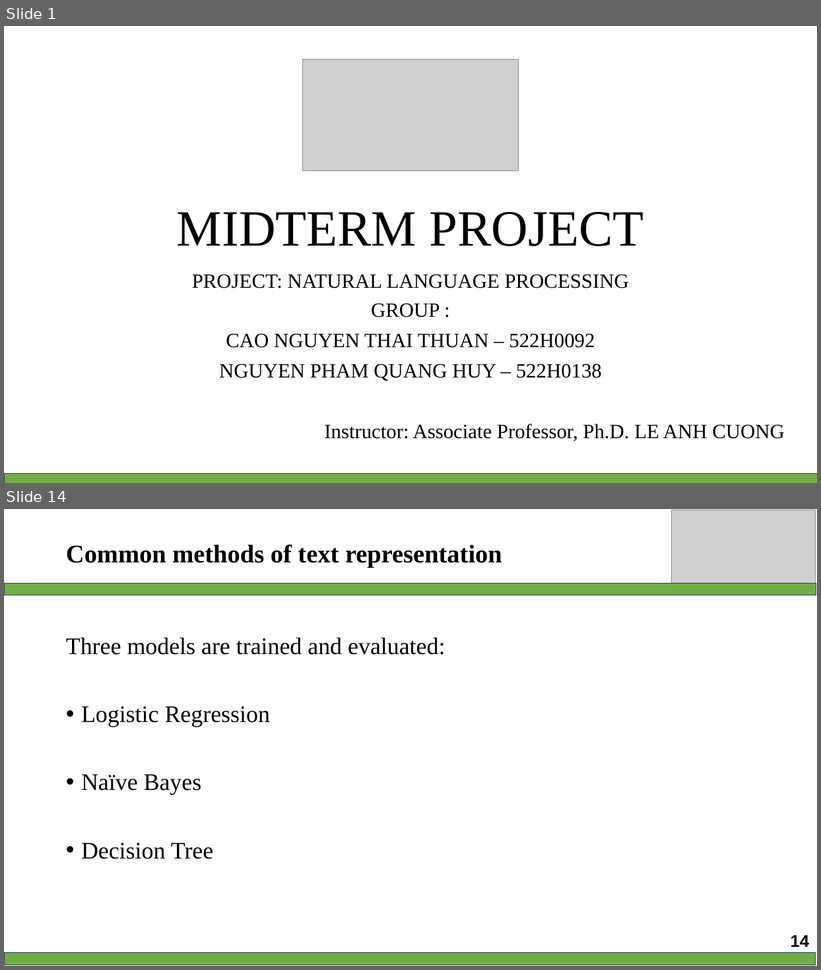
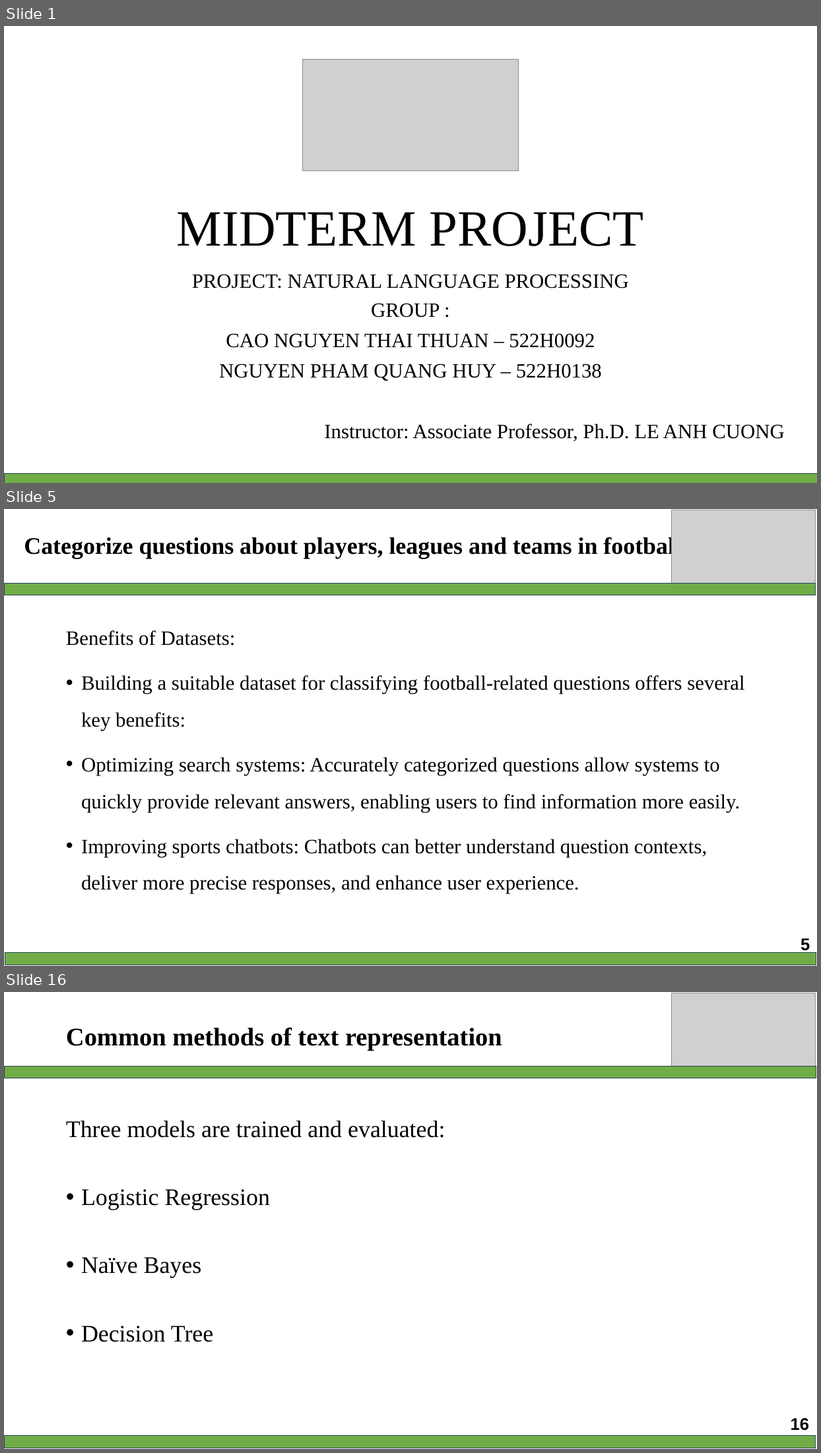
Before and after one commit to AmbiguousTimekeepr/midterm_NLP-with-RAG-, a slide deck: 522H0138_522H0092.pptx. Shown one above the other, each under a label of ours: slides 1 and 14 before the commit, slides 1, 5 and 16 after it; the slides between them are not shown. The pictures are 821x970 and 821x1453 pixels, drawn with LibreOffice and Linux fonts; fonts in the diff are those of the drawing; grey boxes stand for pictures. Boxes give left, top, right and bottom in pixels: in the first picture for what was removed or moved away, otherwise in the second. Text is boxed around its words. In the diff, an @@ line names an element or a change of style, - is before the commit and + after.

```diff
--- a/522H0138_522H0092.pptx
+++ b/522H0138_522H0092.pptx
@@ slide 5 added at (4, 509, 817, 966), background #FFFFFF @@
@@ picture added at (672, 510, 816, 584) @@
@@ text added at (24, 536, 681, 559), 28 pt, text #000000, bold @@
+Categorize questions about players, leagues and teams in football
@@ rectangle added at (4, 584, 816, 595), fill #70AD47, outline #28445D 1 pt @@
@@ text added at (66, 630, 745, 894), 24 pt, text #000000 @@
+Benefits of Datasets:
+• Building a suitable dataset for classifying football-related questions offers several key benefits:
+• Optimizing search systems: Accurately categorized questions allow systems to quickly provide relevant answers, enabling users to find information more easily.
+• Improving sports chatbots: Chatbots can better understand question contexts, deliver more precise responses, and enhance user experience.
@@ page number added at (801, 937, 810, 955), 20 pt, text #000000, bold @@
+5
@@ rectangle added at (5, 953, 816, 965), fill #70AD47, outline #28445D 1 pt @@
@@ what was slide 14 is now slide 16 @@
@@ page number at (791, 1418, 810, 1431): text changed @@
-14
+16
```
Also in this commit, not shown: 20 slides changed, 5 other slides added, 2 slides removed.
